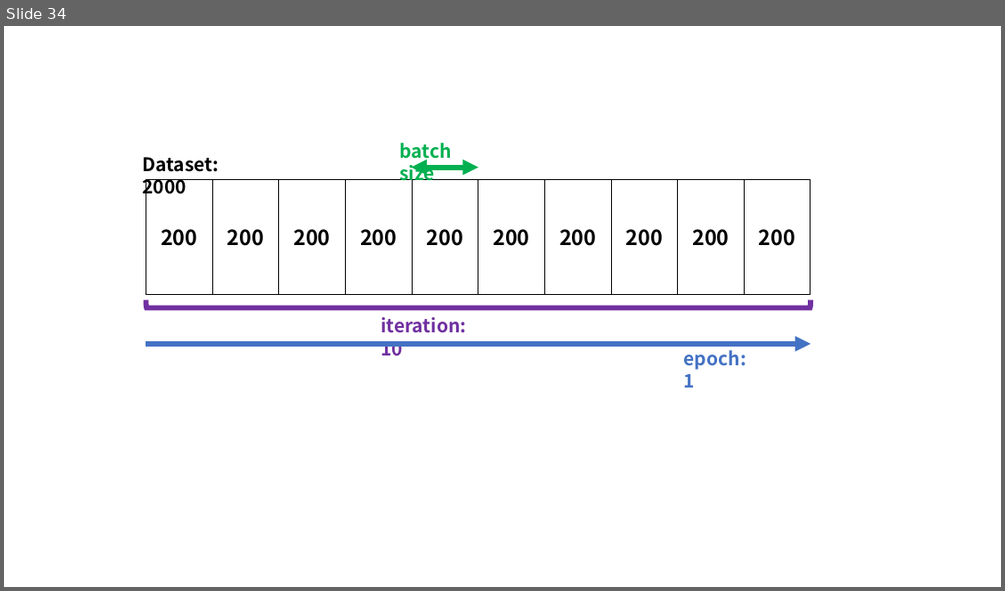
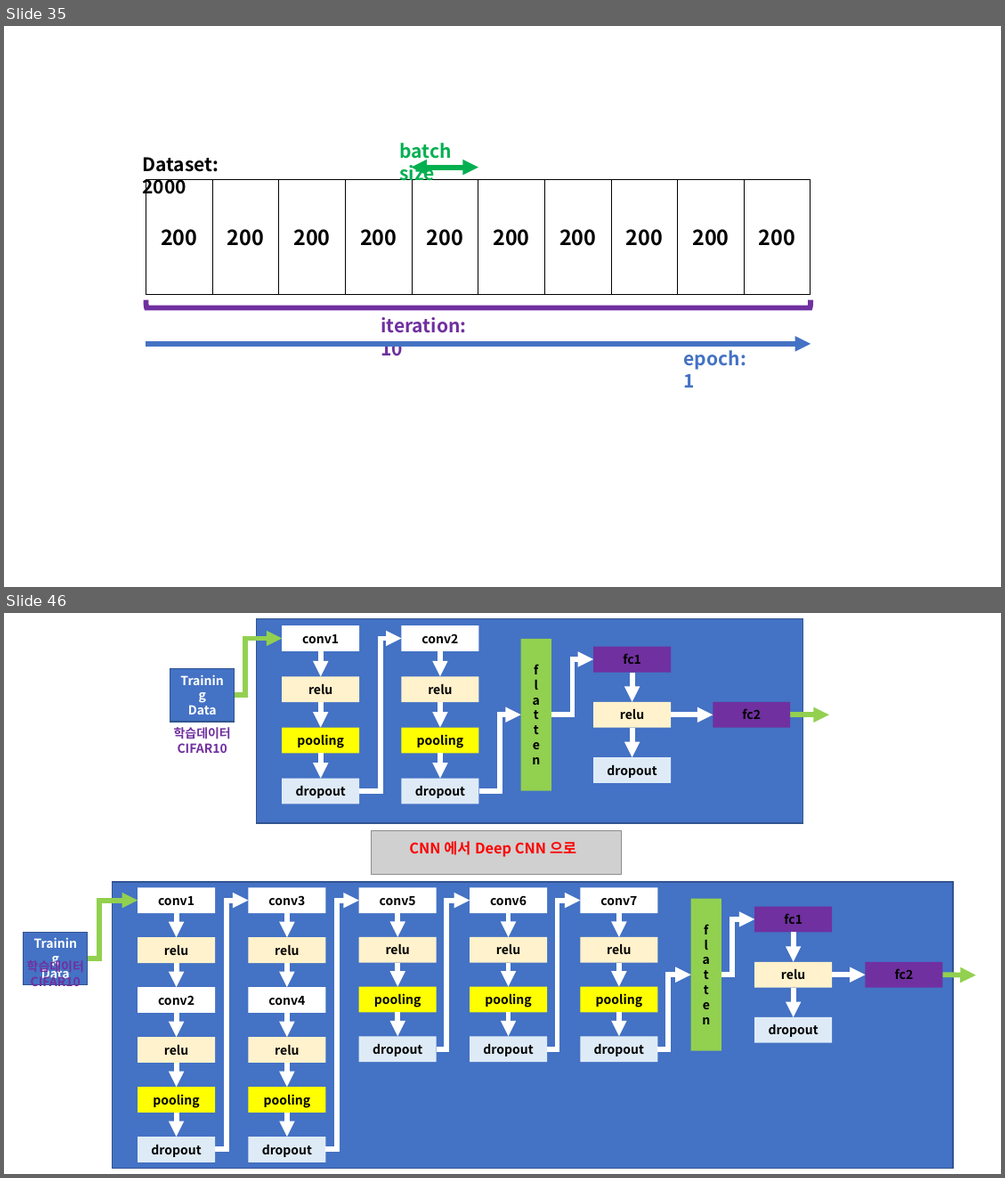
Before and after one commit to doalongwith/Pytorch, a slide deck: Pytorch_Image.pptx. Shown one above the other, each under a label of ours: slide 34 before the commit, slides 35 and 46 after it; the slides between them are not shown. The pictures are 1005x591 and 1005x1178 pixels, drawn with LibreOffice and Linux fonts; fonts in the diff are those of the drawing; grey boxes stand for pictures. Boxes give left, top, right and bottom in pixels: in the first picture for what was removed or moved away, otherwise in the second. Text is boxed around its words. In the diff, an @@ line names an element or a change of style, - is before the commit and + after.

```diff
--- a/Pytorch_Image.pptx
+++ b/Pytorch_Image.pptx
@@ slide 46 added at (4, 613, 1001, 1174), background #FFFFFF @@
@@ group added at (170, 618, 829, 823): 15 rectangles, 10 arrows, 4 elbow arrows, 1 text @@
+f
+l
+a
+t
+t
+e
+n
+Training
+Data
+fc1
+relu
+dropout
+학습데이터
+CIFAR10
+conv1
+relu
+pooling
+dropout
+conv2
+relu
+pooling
+dropout
+fc2
@@ picture added at (372, 831, 622, 874) @@
@@ text added at (409, 841, 576, 857), 14 pt, text #FF0000, bold @@
+CNN 에서 Deep CNN 으로
@@ group added at (24, 882, 976, 1167): 31 rectangles, 23 arrows, 7 elbow arrows, 1 text @@
+f
+l
+a
+t
+t
+e
+n
+Training
+Data
+fc1
+relu
+dropout
+학습데이터
+CIFAR10
+fc2
+conv5
+relu
+pooling
+dropout
+conv6
+relu
+pooling
+dropout
+conv7
+relu
+pooling
+dropout
+conv1
+relu
+conv2
+relu
+pooling
+dropout
+conv3
+relu
+conv4
+relu
+pooling
+dropout
@@ what was slide 34 is now slide 35 @@
```
Also in this commit, not shown: 2 slides changed, 42 other slides added, 28 other files.
